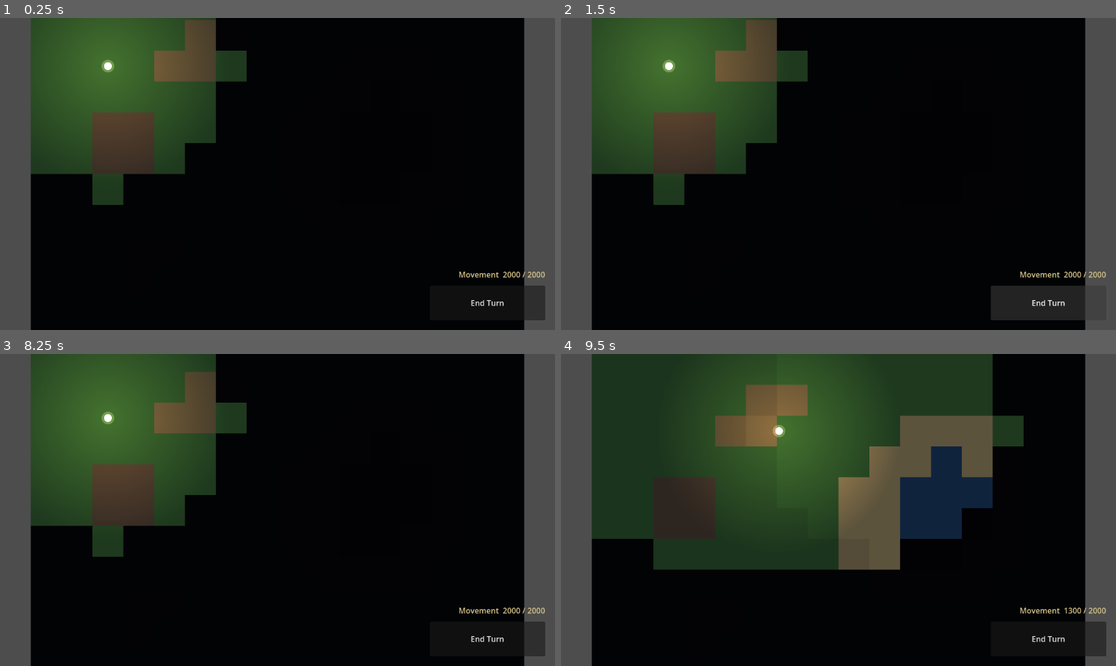
Above: before the commit, frames 1-4 (two rows, left to right).
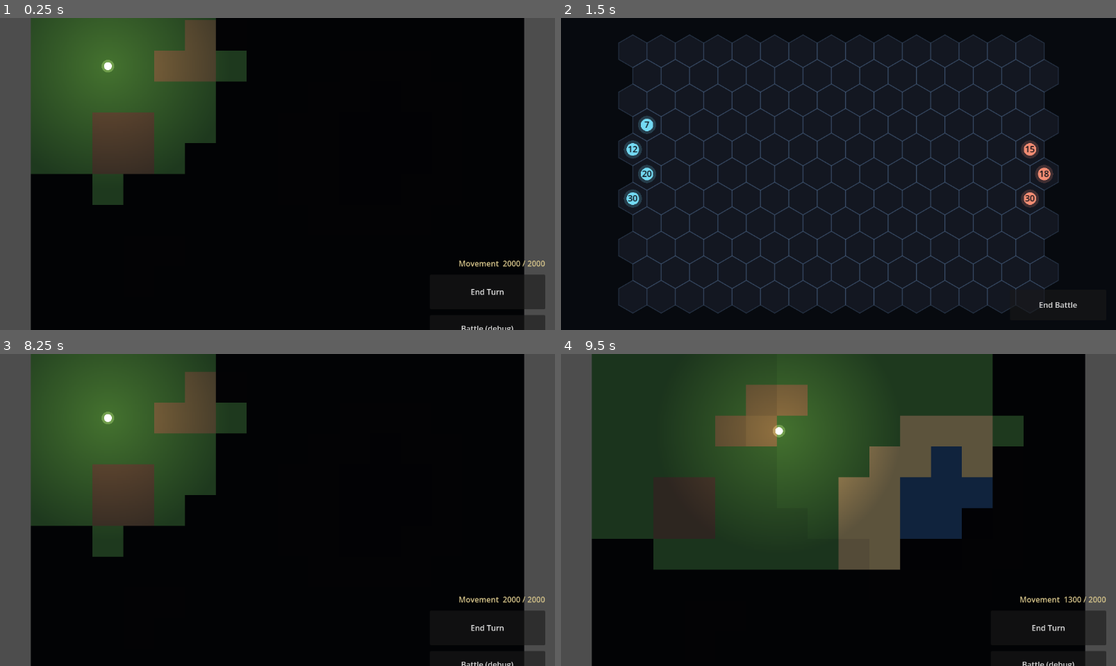
Above: after the commit, the same moments.

Repository: aweussom/noHeroes3
Game: Godot game, scene res://src/Main.tscn
Two runs of this game, one before a commit and one after it. Both use one fixed random seed, a clock stepped at 60 frames per second and the inputs below.
Inputs (mouse positions are in pixels of both pictures, inside the frame that each line leads up to):
- Up to frame 1 (0.25 s): no input
- Up to frame 2 (1.5 s): click "End Turn" at 0.5 s; click "End Turn" (after the commit: "Battle (debug)") at 1.25 s
- Up to frame 3 (8.25 s): click "End Turn" (after the commit: "End Battle") at 2 s; click "End Turn" at 2.75 s; click "End Turn" (after the commit: "Battle (debug)") at 3.5 s; click "End Turn" (after the commit: "End Battle") at 4.25 s; click "End Turn" at 5 s; click "End Turn" (after the commit: "Battle (debug)") at 5.75 s; click "End Turn" (after the commit: "End Battle") at 6.5 s; tap Enter at 7.25 s; move the mouse to (399, 494) at 7.27 s; click (399, 494) at 7.42 s; tap Space at 8 s; drag from (166, 525) to (249, 572) at 8.02 s
- Up to frame 4 (9.5 s): tap Enter at 8.75 s; move the mouse to (894, 441) at 8.77 s; click (894, 441) at 8.92 s

The runs differ from the first frame. In frame 1, 0.8% of the frame differs, in the area x 82-99%, y 77-100%; in frame 2, 82%, in the area x 0-100%, y 0-100%; in frame 3, 0.8%; in frame 4, 0.8%.

Commit message:
M4.1: battle scaffold — hex grid + armies + enter/exit
First slice of combat: stage a battle, no fighting yet (turn order,
movement, attacks, AI follow in M4.2-M4.4).

- Creature: HoMM3 SoD stat presets (att/def/dmg/hp/speed/shots).
- CreatureStack: a stack (creature, count, side, hex) with top_hp for
  damage carry-over.
- BattleModel: 15x11 hex grid, deploys player down the left column /
  enemy down the right; in_bounds / stack_at / living helpers. Pure logic.
- BattleField: draws the pointy-top offset hex grid + placeholder
  luminous stack tokens with counts (dark glow-on-black look).
- BattleView: CanvasLayer overlay (isolated from the world camera +
  night-tint) with a dark bg that blocks map input, centres the field,
  End Battle button -> finished.
- HUD gains a debug "Battle" button; Main starts a test battle (4 vs 3
  stacks) and tears it down on finish.

Verified: model deploys correctly (headless check), clean boot.

Co-Authored-By: Claude Opus 4.8 (1M context) <noreply@anthropic.com>

Diff:
--- a/src/Main.gd
+++ b/src/Main.gd
@@ -20,6 +20,7 @@
 var _model: MapModel
 var _pathfinder: Pathfinder
 var _hero: Hero
+var _battle: BattleView   # the current battle, or null when on the adventure map
 
 func _ready() -> void:
 	# Camera gestures.
@@ -28,6 +29,7 @@
 	# Gameplay: tap to move, button to end the turn.
 	_touch.tapped.connect(_on_tapped)
 	_hud.end_turn_requested.connect(GameState.end_turn)
+	_hud.battle_requested.connect(_start_battle)
 	GameState.turn_changed.connect(_on_turn_changed)
 
 	if SaveGame.has_save():
@@ -136,6 +138,32 @@
 func _on_turn_changed(_player_index: int) -> void:
 	_update_hud()
 	_autosave()
+
+# M4.1 debug: stage a test battle. (Later this is triggered by walking into a map monster, with
+# the hero's real army.) The BattleView overlay covers and blocks the map until it finishes.
+func _start_battle() -> void:
+	if _battle != null:
+		return
+	var player_army := [
+		{"creature": Creature.make("griffin"), "count": 7},
+		{"creature": Creature.make("swordsman"), "count": 12},
+		{"creature": Creature.make("archer"), "count": 20},
+		{"creature": Creature.make("pikeman"), "count": 30},
+	]
+	var enemy_army := [
+		{"creature": Creature.make("wolf"), "count": 15},
+		{"creature": Creature.make("orc"), "count": 18},
+		{"creature": Creature.make("gnoll"), "count": 30},
+	]
+	_battle = BattleView.new()
+	add_child(_battle)
+	_battle.setup(BattleModel.new(player_army, enemy_army))
+	_battle.finished.connect(_end_battle)
+
+func _end_battle() -> void:
+	if _battle != null:
+		_battle.queue_free()
+		_battle = null
 
 func _update_hud() -> void:
 	if _hero != null:
--- /dev/null
+++ b/src/combat/BattleField.gd
@@ -0,0 +1,58 @@
+class_name BattleField
+extends Node2D
+## Draws the battlefield from a BattleModel: the hex grid plus a placeholder luminous token per
+## stack (side-coloured, with its creature count). Pointy-top hexes in offset rows, matching the
+## HoMM3 layout. Real HD battlefield + creature sprites replace the placeholders in M4.5; the hex
+## geometry (hex_center) stays so input/animation keep working.
+
+const HEX_SIZE := 34.0   # centre-to-corner radius
+const PLAYER_COLOR := Color(0.45, 0.85, 0.95)   # cool teal
+const ENEMY_COLOR := Color(0.95, 0.55, 0.45)    # warm red
+
+var model: BattleModel
+
+func set_model(new_model: BattleModel) -> void:
+	model = new_model
+	queue_redraw()
+
+# Total drawn size, so BattleView can centre the field on screen.
+func pixel_size() -> Vector2:
+	var w := sqrt(3.0) * HEX_SIZE
+	var h := 2.0 * HEX_SIZE
+	return Vector2(w * (BattleModel.COLS + 0.5), h * 0.75 * (BattleModel.ROWS - 1) + h)
+
+# Centre pixel of an offset-coordinate hex (odd rows shifted half a hex right).
+func hex_center(col: int, row: int) -> Vector2:
+	var w := sqrt(3.0) * HEX_SIZE
+	var h := 2.0 * HEX_SIZE
+	return Vector2(w * (col + 0.5 * (row & 1)) + w * 0.5, h * 0.75 * row + h * 0.5)
+
+func _draw() -> void:
+	if model == null:
+		return
+	for row in BattleModel.ROWS:
+		for col in BattleModel.COLS:
+			_draw_hex(hex_center(col, row))
+
+	var font := ThemeDB.fallback_font
+	for stack in model.stacks:
+		if not stack.is_alive():
+			continue
+		var c := hex_center(stack.hex.x, stack.hex.y)
+		var color := PLAYER_COLOR if stack.side == 0 else ENEMY_COLOR
+		draw_circle(c, HEX_SIZE * 0.55, Color(color.r, color.g, color.b, 0.20))  # soft halo
+		draw_circle(c, HEX_SIZE * 0.38, color)                                    # token
+		var label := str(stack.count)
+		var size := font.get_string_size(label, HORIZONTAL_ALIGNMENT_LEFT, -1, 18)
+		draw_string(font, c + Vector2(-size.x * 0.5, 6), label, HORIZONTAL_ALIGNMENT_LEFT, -1, 18, Color(0.05, 0.06, 0.09))
+
+# A single hex: faint dark fill + a soft luminous outline (fits the dark, glow-on-black look).
+func _draw_hex(center: Vector2) -> void:
+	var pts := PackedVector2Array()
+	for i in 6:
+		var a := deg_to_rad(60.0 * i - 90.0)   # vertex pointing up = pointy-top
+		pts.append(center + Vector2(cos(a), sin(a)) * HEX_SIZE)
+	draw_colored_polygon(pts, Color(0.11, 0.13, 0.19, 0.55))
+	var outline := pts
+	outline.append(pts[0])
+	draw_polyline(outline, Color(0.4, 0.55, 0.72, 0.28), 1.5, true)
--- /dev/null
+++ b/src/combat/BattleModel.gd
@@ -0,0 +1,37 @@
+class_name BattleModel
+extends RefCounted
+## The battlefield: a HoMM3-sized hex grid (15 wide x 11 tall) and the two armies on it.
+## Pure logic / data — no rendering (BattleView draws it) and no turn or attack rules yet
+## (those arrive in M4.2/M4.3). Hex coordinates are offset coords: (col, row), odd rows shifted
+## half a hex right, which BattleView turns into pixels.
+
+const COLS := 15
+const ROWS := 11
+
+var stacks: Array[CreatureStack] = []
+
+## Build a battle from two armies, each an Array of { "creature": Creature, "count": int }.
+## Player deploys down the left column, enemy down the right — HoMM3's starting layout.
+func _init(player_army: Array, enemy_army: Array) -> void:
+	_deploy(player_army, 0, 0)
+	_deploy(enemy_army, 1, COLS - 1)
+
+func _deploy(army: Array, side: int, col: int) -> void:
+	var start_row := (ROWS - army.size()) / 2   # vertically centred column of stacks
+	for i in army.size():
+		var unit: Dictionary = army[i]
+		stacks.append(CreatureStack.new(unit["creature"], int(unit["count"]), side, Vector2i(col, start_row + i)))
+
+func in_bounds(hex: Vector2i) -> bool:
+	return hex.x >= 0 and hex.x < COLS and hex.y >= 0 and hex.y < ROWS
+
+## The living stack on a hex, or null if it's empty.
+func stack_at(hex: Vector2i) -> CreatureStack:
+	for stack in stacks:
+		if stack.is_alive() and stack.hex == hex:
+			return stack
+	return null
+
+## Living stacks for a side (0 player, 1 enemy).
+func living(side: int) -> Array[CreatureStack]:
+	return stacks.filter(func(s: CreatureStack) -> bool: return s.is_alive() and s.side == side)
--- /dev/null
+++ b/src/combat/BattleView.gd
@@ -0,0 +1,44 @@
+class_name BattleView
+extends CanvasLayer
+## The battle screen. A CanvasLayer (not in the world canvas) so it's free of the adventure map's
+## night-tint CanvasModulate and camera: it draws in screen space on an opaque dark background that
+## both hides the map and swallows input meant for it. Built in code, like HUD, to stay auditable.
+##
+## M4.1 just stages the battle (grid + armies) with an End Battle button. Turn order, movement,
+## attacks and AI land in M4.2-M4.4; this view grows to handle their input and animation.
+
+signal finished
+
+const BG_COLOR := Color(0.03, 0.04, 0.06, 1.0)
+
+var _field: BattleField
+
+func _ready() -> void:
+	layer = 20   # above the adventure map and its HUD
+
+	var bg := ColorRect.new()
+	bg.color = BG_COLOR
+	bg.set_anchors_preset(Control.PRESET_FULL_RECT)
+	bg.mouse_filter = Control.MOUSE_FILTER_STOP   # eat taps so they don't reach the map underneath
+	add_child(bg)
+
+	_field = BattleField.new()
+	add_child(_field)
+
+	var leave := Button.new()
+	leave.text = "End Battle"
+	leave.custom_minimum_size = Vector2(200, 64)
+	leave.set_anchors_preset(Control.PRESET_BOTTOM_RIGHT)
+	leave.offset_left = -220
+	leave.offset_top = -84
+	leave.offset_right = -20
+	leave.offset_bottom = -20
+	leave.pressed.connect(func() -> void: finished.emit())
+	add_child(leave)
+
+## Show a battle and centre it on screen.
+func setup(model: BattleModel) -> void:
+	_field.set_model(model)
+	var field_size := _field.pixel_size()
+	var view_size := get_viewport().get_visible_rect().size
+	_field.position = (view_size - field_size) * 0.5
--- /dev/null
+++ b/src/combat/Creature.gd
@@ -0,0 +1,40 @@
+class_name Creature
+extends RefCounted
+## A creature type's combat stats (HoMM3 Shadow of Death values). Pure data — one shared instance
+## per type, referenced by many CreatureStacks. Damage is a min..max range rolled at attack time.
+
+var id: String
+var display_name: String
+var attack: int
+var defense: int
+var min_damage: int
+var max_damage: int
+var hp: int            # hit points per single creature
+var speed: int         # hexes per turn + turn-order key
+var shots: int         # ranged ammo; 0 means melee-only
+
+func _init(p_id: String, p_name: String, att: int, def: int, dmin: int, dmax: int, php: int, spd: int, sh: int = 0) -> void:
+	id = p_id
+	display_name = p_name
+	attack = att
+	defense = def
+	min_damage = dmin
+	max_damage = dmax
+	hp = php
+	speed = spd
+	shots = sh
+
+# A small roster to fight with (real SoD stats): [name, att, def, dmgMin, dmgMax, hp, speed, shots].
+const _PRESETS := {
+	"pikeman":   ["Pikeman", 4, 5, 1, 3, 10, 4, 0],
+	"archer":    ["Archer", 6, 3, 2, 3, 10, 4, 12],
+	"griffin":   ["Griffin", 8, 8, 3, 6, 25, 6, 0],
+	"swordsman": ["Swordsman", 10, 12, 6, 9, 35, 5, 0],
+	"gnoll":     ["Gnoll", 3, 5, 2, 4, 6, 4, 0],
+	"wolf":      ["Wolf Rider", 7, 5, 2, 4, 10, 6, 0],
+	"orc":       ["Orc", 8, 4, 2, 5, 15, 4, 8],
+}
+
+static func make(id: String) -> Creature:
+	var p: Array = _PRESETS[id]
+	return Creature.new(id, p[0], p[1], p[2], p[3], p[4], p[5], p[6], p[7])
--- /dev/null
+++ b/src/combat/CreatureStack.gd
@@ -0,0 +1,25 @@
+class_name CreatureStack
+extends RefCounted
+## One stack of identical creatures on the battlefield — the unit the player moves and fights with.
+## A stack of N creatures has N*hp total; damage kills whole creatures off the top, and `top_hp`
+## tracks the partially-wounded front creature so damage carries over between hits.
+
+var creature: Creature
+var count: int
+var side: int          # 0 = player (left), 1 = enemy (right)
+var hex: Vector2i      # (col, row) on the battle grid
+
+var top_hp: int        # remaining HP of the front creature
+
+func _init(p_creature: Creature, p_count: int, p_side: int, p_hex: Vector2i) -> void:
+	creature = p_creature
+	count = p_count
+	side = p_side
+	hex = p_hex
+	top_hp = p_creature.hp
+
+func is_alive() -> bool:
+	return count > 0
+
+func is_ranged() -> bool:
+	return creature.shots > 0
--- a/src/ui/HUD.gd
+++ b/src/ui/HUD.gd
@@ -7,6 +7,7 @@
 ## End Turn button. TODO(M3): theme pass + resource/hero panels.
 
 signal end_turn_requested
+signal battle_requested   # M4 debug: start a test battle (no map monsters yet)
 
 const TEXT_COLOR := Color(0.85, 0.78, 0.55)   # warm, dim — readable at low brightness.
 
@@ -42,5 +43,11 @@
 	end_turn.pressed.connect(func() -> void: end_turn_requested.emit())
 	box.add_child(end_turn)
 
+	var battle := Button.new()
+	battle.text = "Battle (debug)"
+	battle.custom_minimum_size = Vector2(240, 56)
+	battle.pressed.connect(func() -> void: battle_requested.emit())
+	box.add_child(battle)
+
 func update_movement(current: int, maximum: int) -> void:
 	_movement_label.text = "Movement  %d / %d" % [current, maximum]
Not shown, added: src/combat/BattleField.gd.uid
Not shown, added: src/combat/BattleModel.gd.uid
Not shown, added: src/combat/BattleView.gd.uid
Not shown, added: src/combat/Creature.gd.uid
Not shown, added: src/combat/CreatureStack.gd.uid
